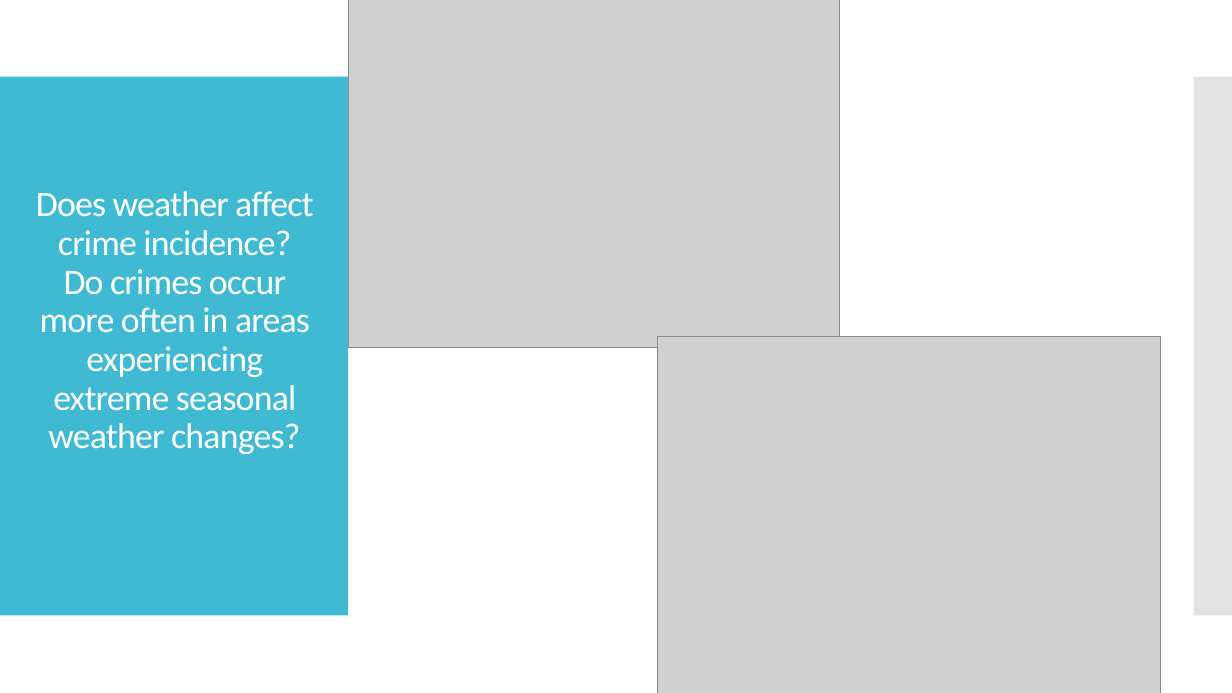
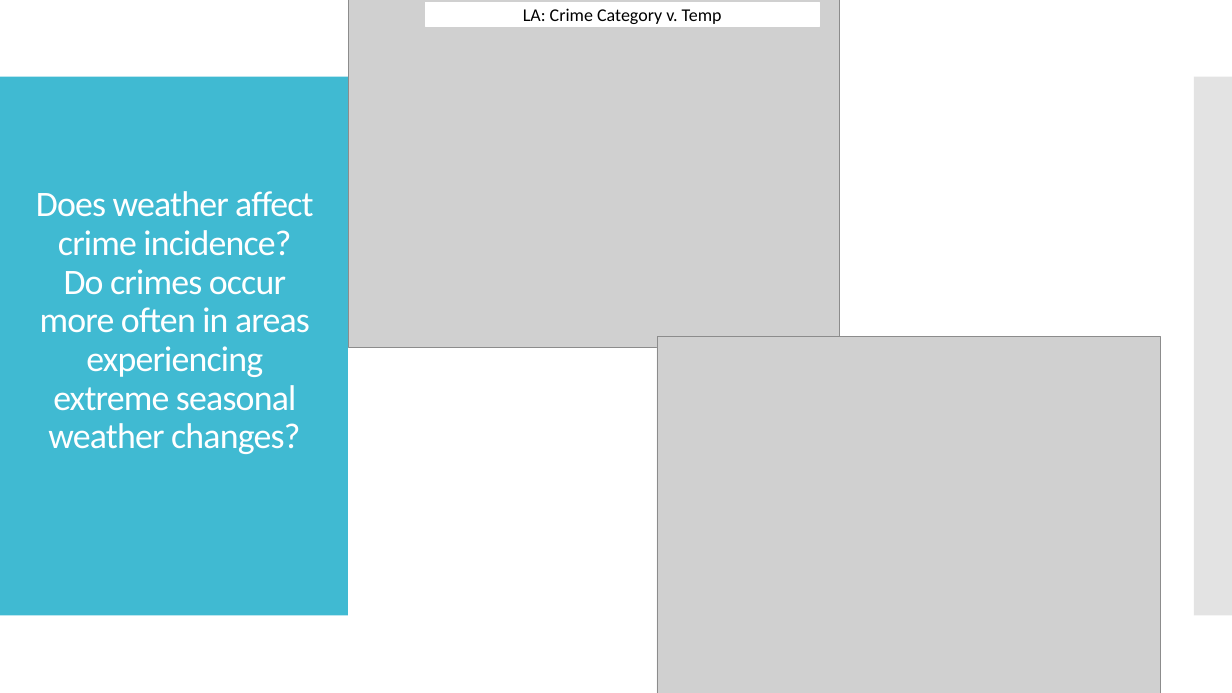
Before and after one commit to minxstm/Bootcamp_Project_1, a slide deck: slide 7 of Weather and Crime Data Analysis Presentation.pptx. Drawn at 1232x693 pixels with LibreOffice and Linux fonts; fonts in the diff are those of the drawing; grey boxes stand for pictures. Boxes give left, top, right and bottom in pixels: in the first picture for what was removed or moved away, otherwise in the second. Text is boxed around its words. In the diff, an @@ line names an element or a change of style, - is before the commit and + after.

```diff
--- a/Weather and Crime Data Analysis Presentation.pptx
+++ b/Weather and Crime Data Analysis Presentation.pptx
@@ rectangle added at <box>425,2,820,26</box>, fill #FFFFFF, outline #FFFFFF 0.85 pt, 14 pt, text #000000 @@
+LA: Crime Category v. Temp
```
Also in this commit, not shown: 1 other slide changed, 1 other file.
